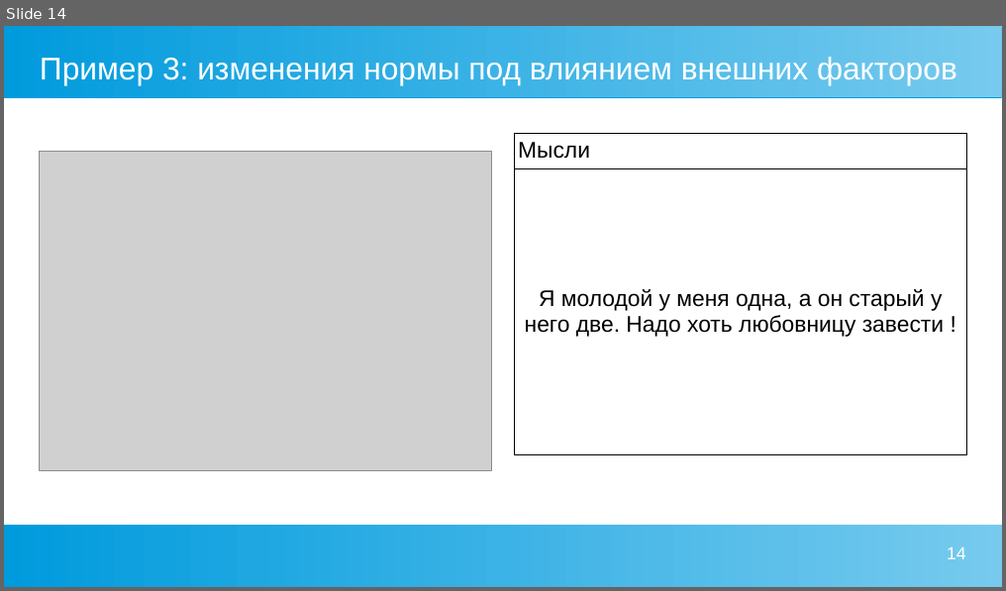
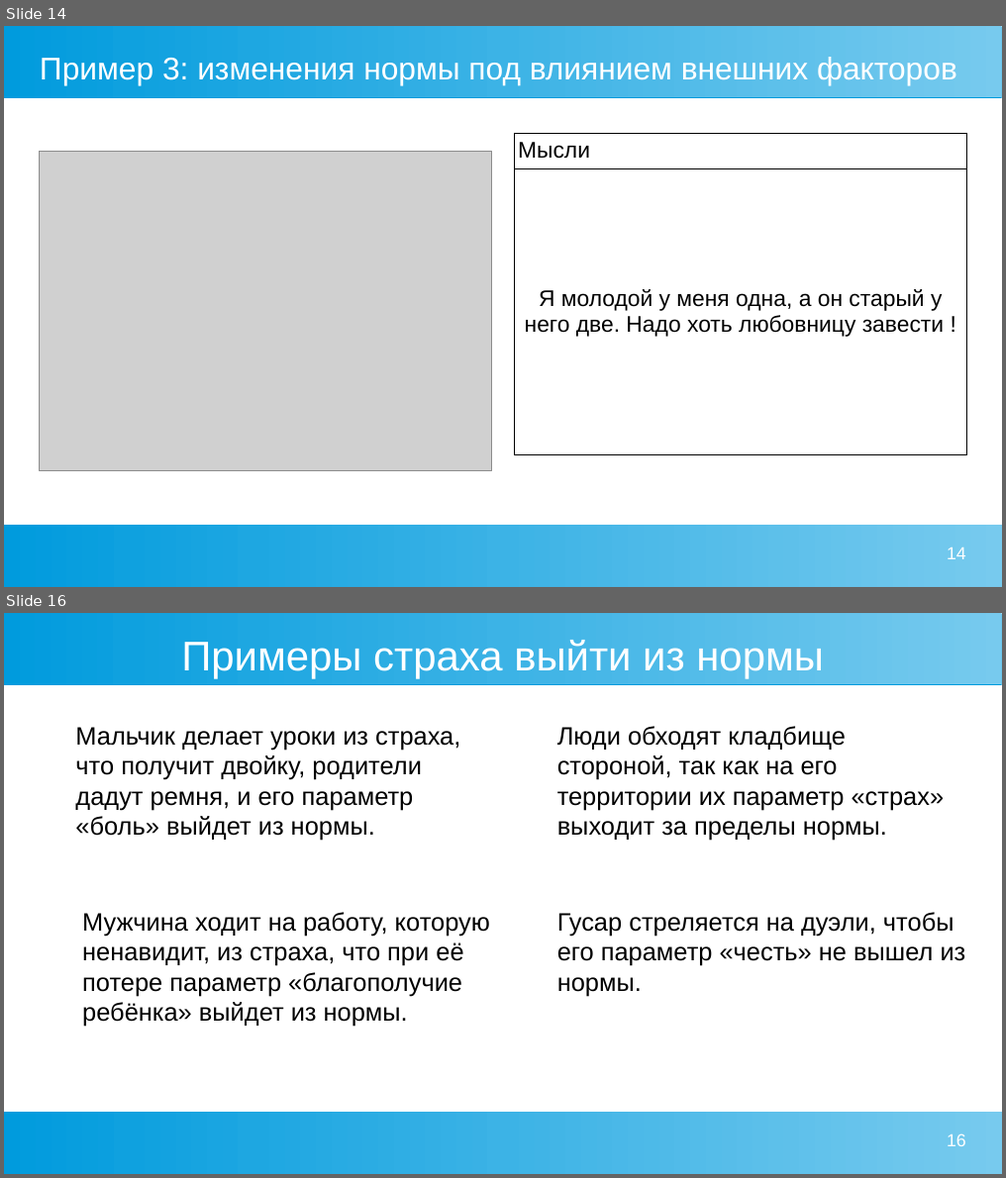
Before and after one commit to Chularev/articles, a slide deck: Psychology/2. гомеостаз и мотивация.odp. Shown one above the other, each under a label of ours: slide 14 before the commit, slides 14 and 16 after it; the slides between them are not shown. The pictures are 1006x591 and 1006x1178 pixels, drawn with LibreOffice and Linux fonts; fonts in the diff are those of the drawing; grey boxes stand for pictures. Boxes give left, top, right and bottom in pixels: in the first picture for what was removed or moved away, otherwise in the second. Text is boxed around its words. In the diff, an @@ line names an element or a change of style, - is before the commit and + after.

Commit message:
Tmp

```diff
--- a/Psychology/2. гомеостаз и мотивация.odp
+++ b/Psychology/2. гомеостаз и мотивация.odp
@@ slide 16 added at (x1=4, y1=613, x2=1002, y2=1174), background #FFFFFF; not listed: 2 template elements that a slide beside it also shows @@
@@ title added at (x1=181, y1=640, x2=824, y2=679), 33 pt, text #FFFFFF @@
+Примеры страха выйти из нормы
@@ text added at (x1=75, y1=727, x2=460, y2=841), 20 pt, text #000000 @@
+Мальчик делает уроки из страха, что получит двойку, родители дадут ремня, и его параметр «боль» выйдет из нормы.
@@ text added at (x1=557, y1=726, x2=944, y2=841), 20 pt, text #000000 @@
+Люди обходят кладбище стороной, так как на его территории их параметр «страх» выходит за пределы нормы.
@@ text added at (x1=82, y1=912, x2=490, y2=1027), 20 pt, text #000000 @@
+Мужчина ходит на работу, которую ненавидит, из страха, что при её потере параметр «благополучие ребёнка» выйдет из нормы.
@@ text added at (x1=557, y1=912, x2=966, y2=996), 20 pt, text #000000 @@
+Гусар стреляется на дуэли, чтобы его параметр «честь» не вышел из нормы.
@@ page number added at (x1=946, y1=1134, x2=966, y2=1147), 14 pt, text #FFFFFF @@
+16
```
Also in this commit, not shown: 1 other slide added, 1 slide removed.
